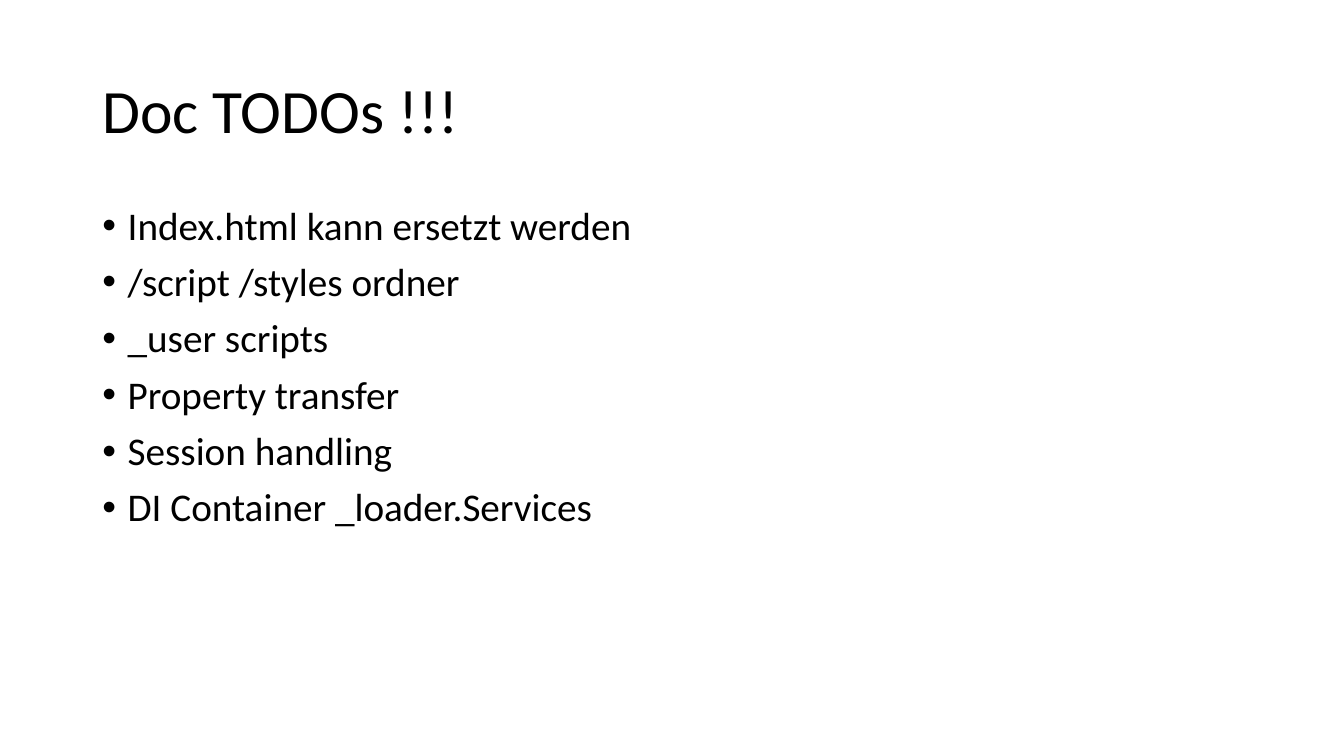
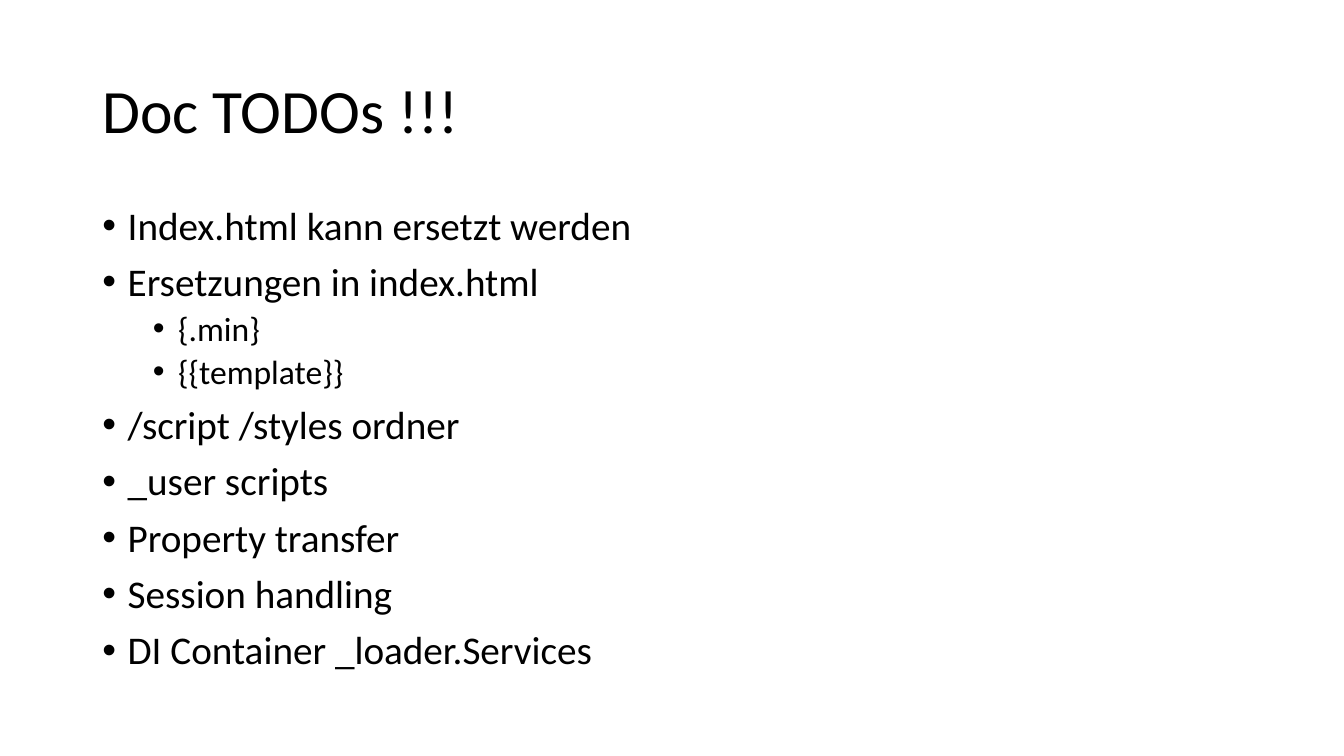
Before and after one commit to FrankPfattheicher/stonehenge.Chromely, a slide deck: slide 14 of stonehengeChromely.pptx. Drawn at 1344x756 pixels with LibreOffice and Linux fonts; fonts in the diff are those of the drawing. Boxes give left, top, right and bottom in pixels: in the first picture for what was removed or moved away, otherwise in the second. Text is boxed around its words. In the diff, an @@ line names an element or a change of style, - is before the commit and + after.

Commit message:
ppt

```diff
--- a/stonehengeChromely.pptx
+++ b/stonehengeChromely.pptx
@@ text at bbox=[128, 268, 538, 390]: paragraphs added @@
+• Ersetzungen in index.html
+  • {.min}
+  • {{template}}
```
